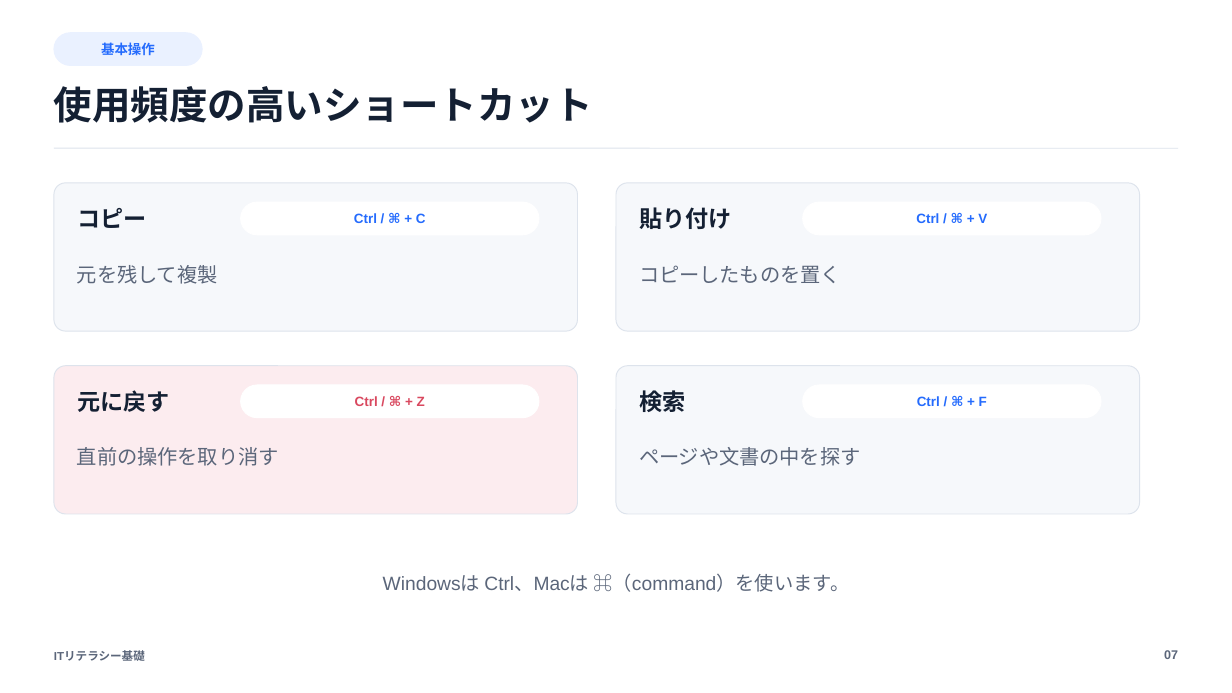
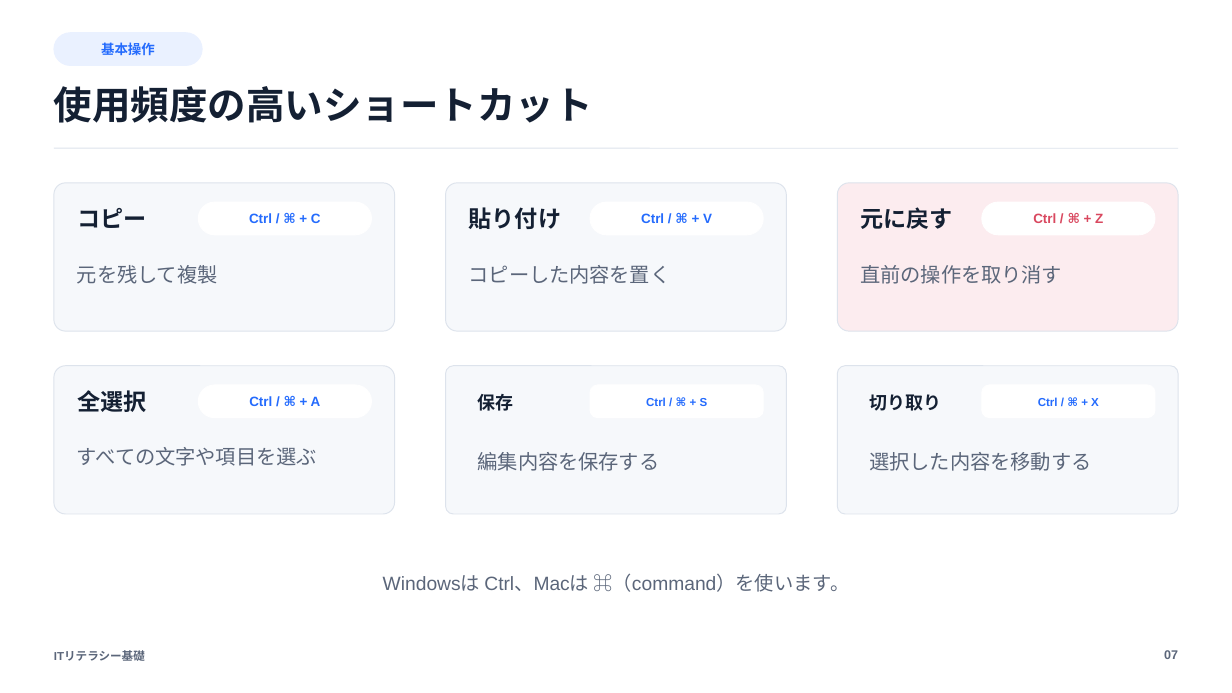
Before and after one commit to hmatsuo-ai/vexum-it-literacy-training, a slide deck: slide 7 of VEXUM学園_ITリテラシー基礎講座_社内研修版.pptx. Drawn at 1232x693 pixels with LibreOffice and Linux fonts; fonts in the diff are those of the drawing. Boxes give left, top, right and bottom in pixels: in the first picture for what was removed or moved away, otherwise in the second. Text is boxed around its words. In the diff, an @@ line names an element or a change of style, - is before the commit and + after.

Commit message:
Update shortcut reference slide

```diff
--- a/VEXUM学園_ITリテラシー基礎講座_社内研修版.pptx
+++ b/VEXUM学園_ITリテラシー基礎講座_社内研修版.pptx
@@ rounded rectangle: place and size @@
-rounded rectangle at (54, 183, 578, 331)
+rounded rectangle at (54, 183, 395, 331)
@@ rounded rectangle: place and size @@
-rounded rectangle at (240, 202, 539, 235)
+rounded rectangle at (199, 202, 372, 235)
@@ text "Ctrl / ⌘ + C": place and size @@
-text "Ctrl / ⌘ + C" at (354, 213, 426, 223)
+text "Ctrl / ⌘ + C" at (249, 213, 321, 223)
@@ rounded rectangle: place and size @@
-rounded rectangle at (616, 183, 1141, 331)
+rounded rectangle at (445, 183, 787, 331)
@@ text "貼り付け": place and size @@
-text "貼り付け" at (639, 207, 731, 229)
+text "貼り付け" at (469, 207, 561, 229)
@@ rounded rectangle: place and size @@
-rounded rectangle at (803, 202, 1102, 235)
+rounded rectangle at (591, 202, 764, 235)
@@ text "Ctrl / ⌘ + V": place and size @@
-text "Ctrl / ⌘ + V" at (916, 213, 987, 223)
+text "Ctrl / ⌘ + V" at (641, 213, 712, 223)
@@ rounded rectangle: place and size @@
-rounded rectangle at (54, 366, 578, 514)
+rounded rectangle at (837, 183, 1178, 331)
@@ text "元に戻す": place and size @@
-text "元に戻す" at (77, 390, 169, 412)
+text "元に戻す" at (860, 207, 952, 229)
@@ rounded rectangle: place and size @@
-rounded rectangle at (240, 385, 539, 418)
+rounded rectangle at (982, 202, 1155, 235)
@@ text "Ctrl / ⌘ + Z": place and size @@
-text "Ctrl / ⌘ + Z" at (355, 396, 425, 406)
+text "Ctrl / ⌘ + Z" at (1033, 213, 1103, 223)
@@ text at (469, 265, 671, 284): text changed @@
-コピーしたものを置く
+コピーした内容を置く
@@ text "直前の操作を取り消す": place and size @@
-text "直前の操作を取り消す" at (77, 447, 279, 466)
+text "直前の操作を取り消す" at (860, 265, 1062, 284)
@@ rounded rectangle: place and size @@
-rounded rectangle at (616, 366, 1141, 514)
+rounded rectangle at (54, 366, 395, 514)
@@ rounded rectangle: place and size @@
-rounded rectangle at (803, 385, 1102, 418)
+rounded rectangle at (199, 385, 372, 418)
@@ rounded rectangle added at (445, 366, 787, 514), fill #F6F8FB, outline #DDE3EC 0.75 pt @@
@@ rounded rectangle added at (591, 385, 764, 418), fill #FFFFFF, outline #FFFFFF 0.75 pt @@
@@ rounded rectangle added at (837, 366, 1178, 514), fill #F6F8FB, outline #DDE3EC 0.75 pt @@
@@ rounded rectangle added at (982, 385, 1155, 418), fill #FFFFFF, outline #FFFFFF 0.75 pt @@
@@ text added at (77, 390, 146, 412), 18 pt, text #142033, bold @@
+全選択
@@ text at (249, 396, 321, 406): text changed @@
-Ctrl / ⌘ + F
+Ctrl / ⌘ + A
@@ text added at (478, 394, 514, 411), 14 pt, text #142033, bold @@
+保存
@@ text removed at (639, 390, 685, 412) @@
-検索
@@ text added at (646, 397, 708, 406), 9 pt, text #246BFD, bold @@
+Ctrl / ⌘ + S
@@ text added at (870, 394, 942, 411), 14 pt, text #142033, bold @@
+切り取り
@@ text added at (1038, 397, 1099, 406), 9 pt, text #246BFD, bold @@
+Ctrl / ⌘ + X
@@ text at (77, 447, 317, 466): text changed @@
-ページや文書の中を探す
+すべての文字や項目を選ぶ
@@ text added at (478, 452, 660, 471), 15.8 pt, text #5B667A @@
+編集内容を保存する
@@ text added at (870, 452, 1092, 471), 15.8 pt, text #5B667A @@
+選択した内容を移動する
```
Also in this commit, not shown: 2 other files.
